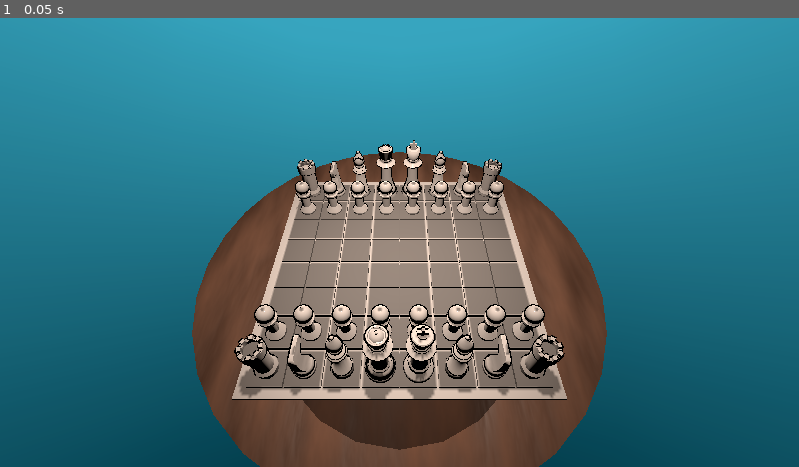
Above: before the commit, frame 1.
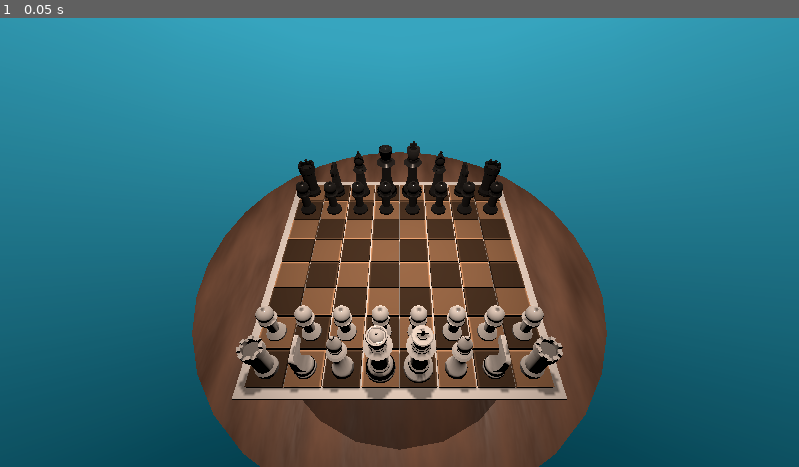
Above: after the commit, the same moment.

Repository: TheLuckyKing25/chess_plus
Game: Godot game, scene res://scenes/gameEnvironment.tscn
Same seed, same stepped clock (60 frames per second), same inputs: the game is played once before the commit and once after it.
Inputs:
- Up to frame 1 (0.05 s): no input

The runs differ from the first frame. In frame 1, 11% of the frame differs, in the area x 29-71%, y 27-85%.
Error before the commit: Invalid call. Nonexistent function 'create_players' in base 'Nil'. (res://scripts/game_environment.gd:6)

Commit message:
small fix

Diff:
--- a/scripts/classes/classPawn.gd
+++ b/scripts/classes/classPawn.gd
@@ -5,7 +5,7 @@
 var pawn_threatening_moveset: Array[Tile] = []
 
 
-var capture_direction: Array[Vector2i]
+var capture_direction: Array
 
 
 func _init(player: Player, parent_tile: Tile, piece_object: Node3D):
--- a/scripts/game_environment.gd
+++ b/scripts/game_environment.gd
@@ -3,10 +3,9 @@
 
 func _ready() -> void:
 
-	Global.create_players()
 	Board.board = $"/root/gameEnvironment/Board"
 	Board.base = $"/root/gameEnvironment/Board/BoardBase"
-
+	Global.create_players()
 
 	for tile_node in Board.board.find_children("Tile_*","",false):
 		var tile_row = tile_node.name.substr(6,1).to_int()
--- a/scripts/global.gd
+++ b/scripts/global.gd
@@ -1,3 +1,5 @@
+extends Node
+
 #region SpecialMovement and Check
 # The conditions for a pawn to capture an enemy pawn en passant are as follows:
 # * the enemy pawn advanced two squares on the previous turn;
